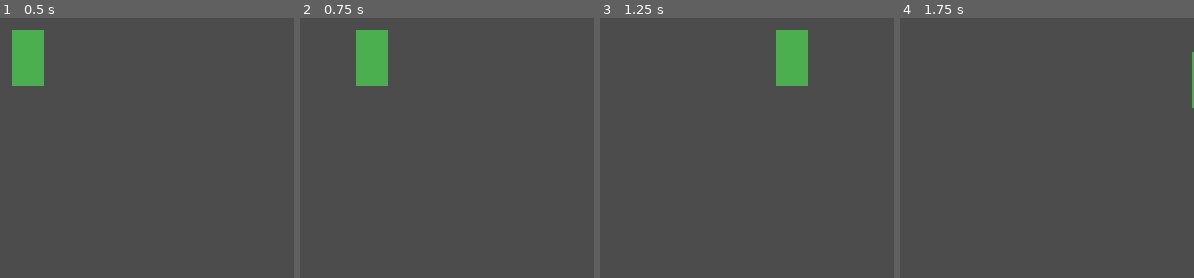
Above: before the commit, frames 1-4 (left to right).
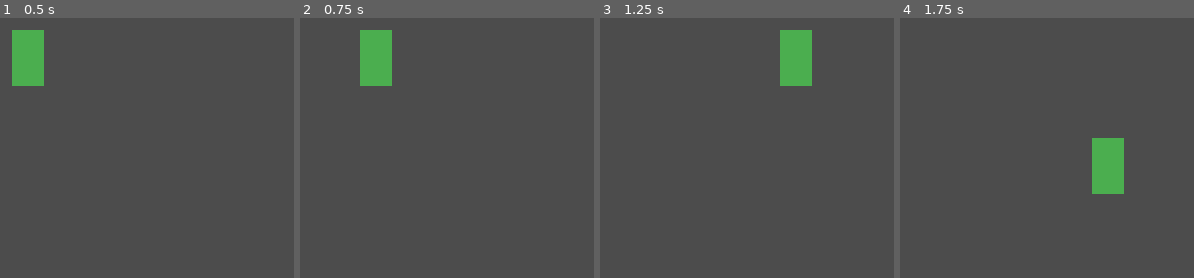
Above: after the commit, the same moments.

Repository: haxelcaribou/Lowres-Jam-2021
Game: Godot game, scene res://Scenes/character.tscn
Two runs of this game, one before a commit and one after it. Both use one fixed random seed, a clock stepped at 60 frames per second and the inputs below. Before the commit the project has no main scene; this scene is started directly in both runs.
Inputs:
- Up to frame 1 (0.5 s): no input
- Up to frame 2 (0.75 s): tap Enter at 0.5 s; hold D (move_right) from 0.53 s (still down)
- Up to frame 3 (1.25 s): keep holding D (move_right)
- Up to frame 4 (1.75 s): release D (move_right) at 1.28 s; hold S (move_down) from 1.28 s (still down)

Frame 1 is identical in both runs. In frame 2, 0.6% of the frame differs, in the area x 19-32%, y 4-27%; in frame 3, 0.6%; in frame 4, 2.5%, in the area x 65-100%, y 13-68%.

Commit message:
Movement Works

Diff:
--- a/Scenes/character.tscn
+++ b/Scenes/character.tscn
@@ -1,7 +1,7 @@
 [gd_scene load_steps=4 format=2]
 
 [ext_resource path="res://Sprites/character_placeholder.png" type="Texture" id=1]
-[ext_resource path="res://KinematicBody2D.gd" type="Script" id=2]
+[ext_resource path="res://Scripts/character.gd" type="Script" id=2]
 
 [sub_resource type="RectangleShape2D" id=1]
 extents = Vector2( 1.9969, 1.60419 )
--- a/Scripts/character.gd
+++ b/Scripts/character.gd
@@ -1,8 +1,7 @@
 extends KinematicBody2D
-
-var vel = Vector2()
 export var speed = 30
 func movement_input():
+	var vel = Vector2()
 	if Input.is_action_pressed("move_up"):
 		vel.y -= 0.5
 	if Input.is_action_pressed("move_down"):
@@ -12,7 +11,7 @@
 	if Input.is_action_pressed("move_right"):
 		vel.x += 0.5
 	vel = vel.normalized() * speed
-func _process(delta):
+	vel = move_and_slide(vel)
+
+func _physics_process(delta):
 	movement_input()
-func _physics_process(delta):
-	vel = move_and_slide(vel)
--- a/project.godot
+++ b/project.godot
@@ -21,6 +21,7 @@
 [application]
 
 config/name="LowResJam"
+run/main_scene="res://Scenes/character.tscn"
 config/icon="res://icon.png"
 
 [display]
